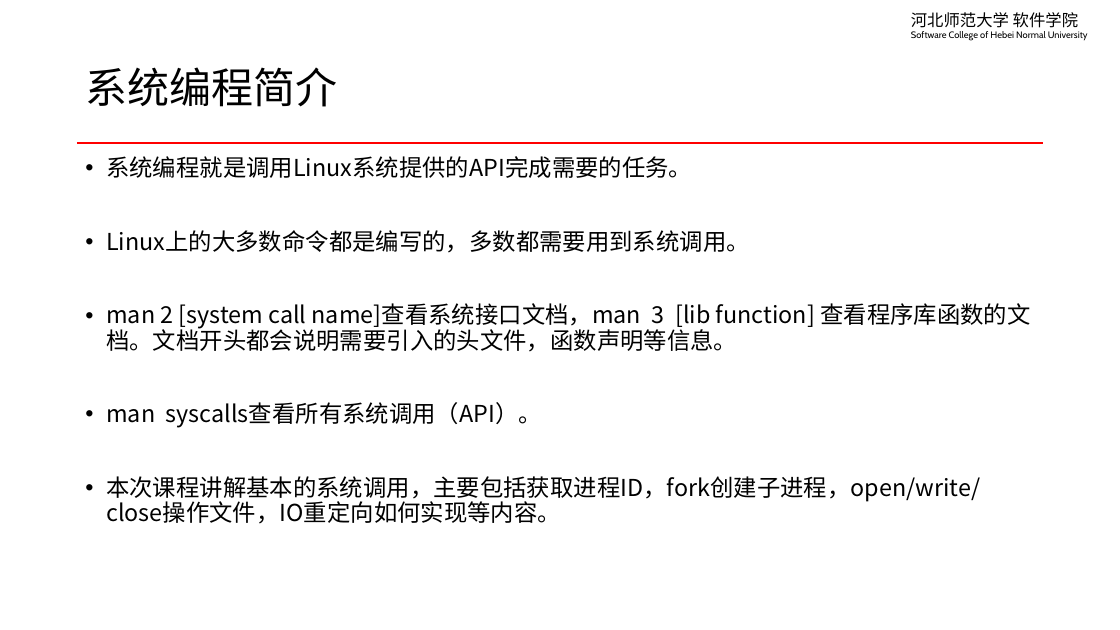
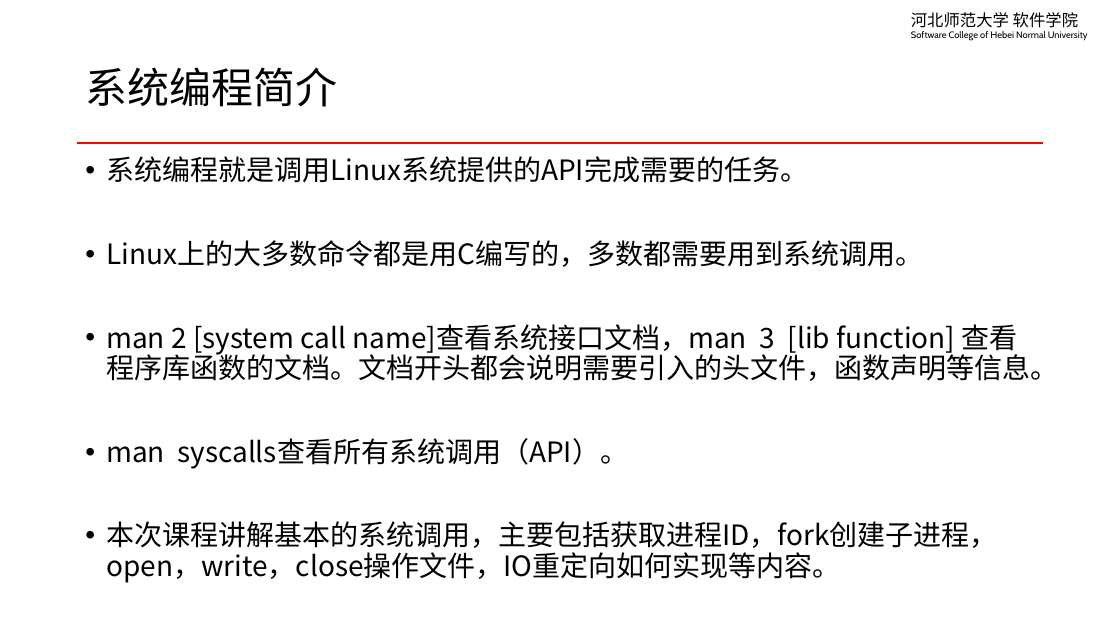
Before and after one commit to edu2act/course-linux-system, a slide deck: slide 2 of materials/slides/ch14-linux-system-programming.pptx. Drawn at 1120x630 pixels with LibreOffice and Linux fonts; fonts in the diff are those of the drawing. Boxes give left, top, right and bottom in pixels: in the first picture for what was removed or moved away, otherwise in the second. Text is boxed around its words. In the diff, an @@ line names an element or a change of style, - is before the commit and + after.

```diff
--- a/materials/slides/ch14-linux-system-programming.pptx
+++ b/materials/slides/ch14-linux-system-programming.pptx
@@ text at (106, 156, 1058, 469): size 20 to 24 pt in "系统编程就是调用Linux系统提供的API完成需要的任务。", "man 2 [system call name]查看系统接口文档，man 3 [lib ...", "man syscalls查看所有系统调用（API）。" @@
@@ text at (106, 240, 923, 267): text changed; size 20 to 24 pt @@
-• Linux上的大多数命令都是编写的，多数都需要用到系统调用。
+• Linux上的大多数命令都是用C编写的，多数都需要用到系统调用。
@@ text at (106, 521, 998, 583): text changed; size 20 to 24 pt @@
-• 本次课程讲解基本的系统调用，主要包括获取进程ID，fork创建子进程，open/write/close操作文件，IO重定向如何实现等内容。
+• 本次课程讲解基本的系统调用，主要包括获取进程ID，fork创建子进程，open，write，close操作文件，IO重定向如何实现等内容。
```
Also in this commit, not shown: 4 other slides changed, 1 slide added, 4 slides removed, 9 other files.
